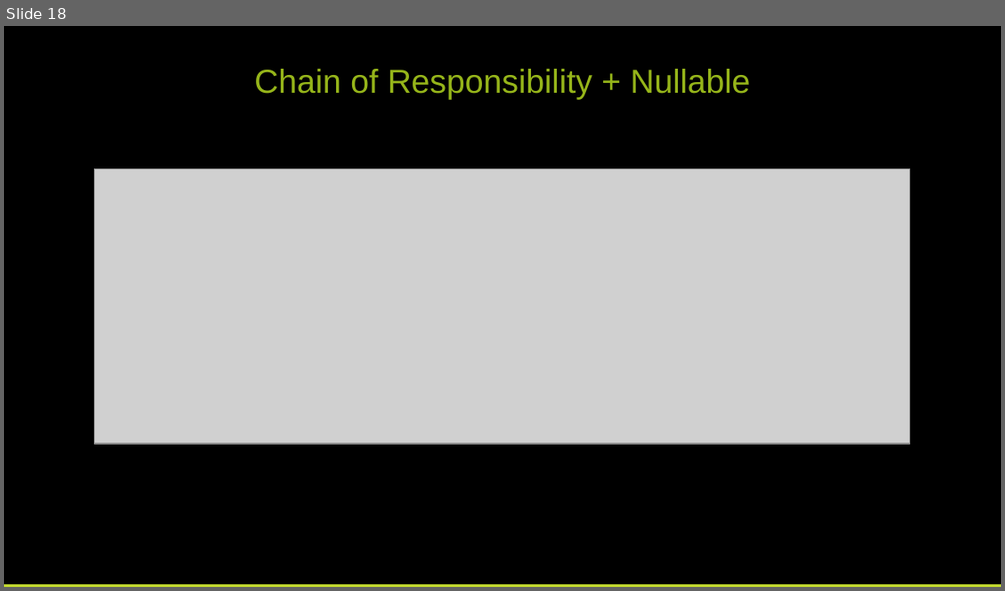
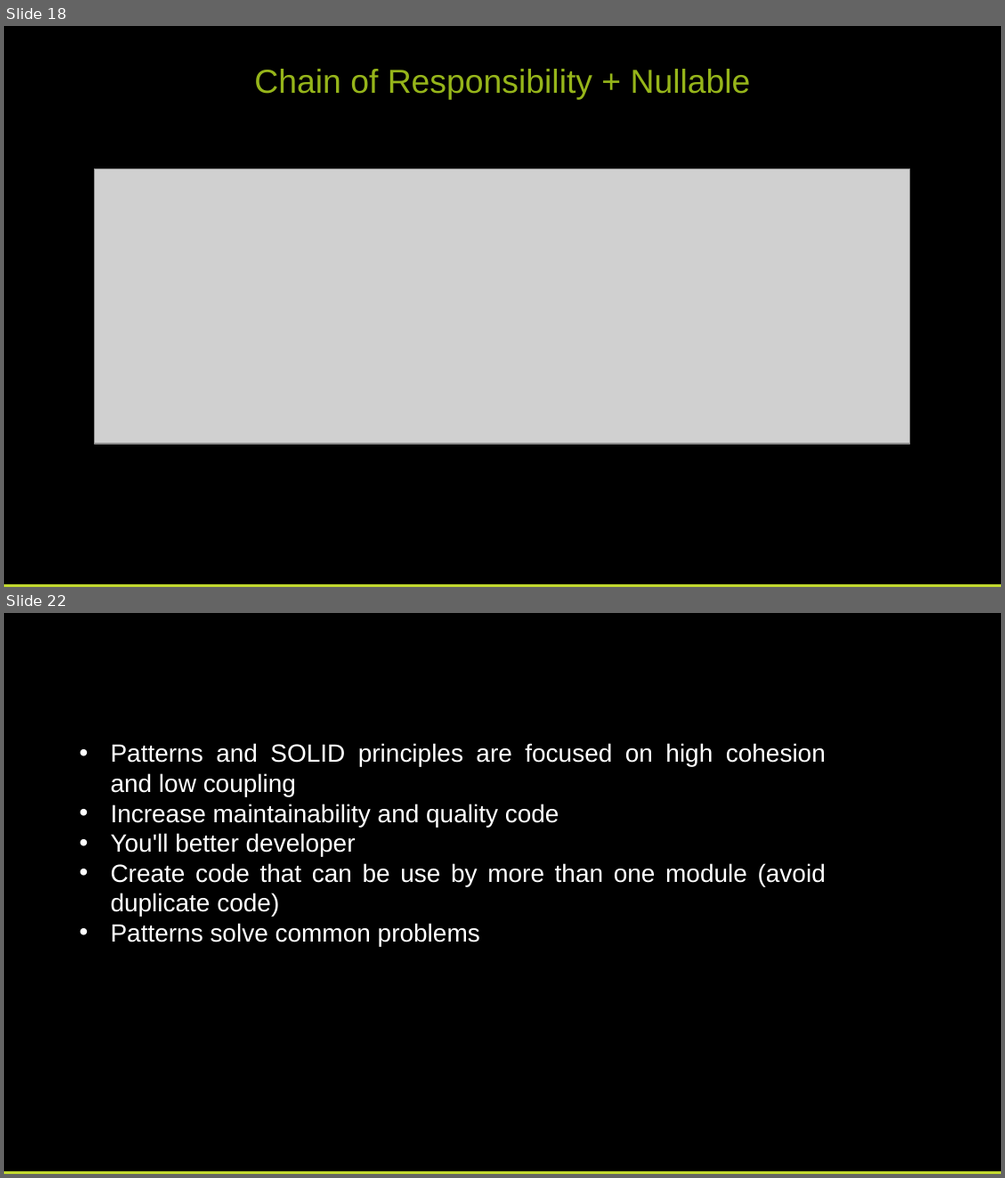
Before and after one commit to pcastellanos/TeamTraining, a slide deck: Design Patterns/Design Patterns.pptx. Shown one above the other, each under a label of ours: slide 18 before the commit, slides 18 and 22 after it; the slides between them are not shown. The pictures are 1005x591 and 1005x1178 pixels, drawn with LibreOffice and Linux fonts; fonts in the diff are those of the drawing; grey boxes stand for pictures. Boxes give left, top, right and bottom in pixels: in the first picture for what was removed or moved away, otherwise in the second. Text is boxed around its words. In the diff, an @@ line names an element or a change of style, - is before the commit and + after.

```diff
--- a/Design Patterns/Design Patterns.pptx
+++ b/Design Patterns/Design Patterns.pptx
@@ slide 22 added at [4,613,1001,1174], background #000000 @@
@@ text added at [111,743,825,946], 18 pt, text #FFFFFF @@
+• Patterns and SOLID principles are focused on high cohesion and low coupling
+• Increase maintainability and quality code
+• You'll better developer
+• Create code that can be use by more than one module (avoid duplicate code)
+• Patterns solve common problems
@@ rectangle added at [4,1171,1001,1174], fill #C1D82F @@
```
Also in this commit, not shown: 2 slides changed, 3 other slides added.
